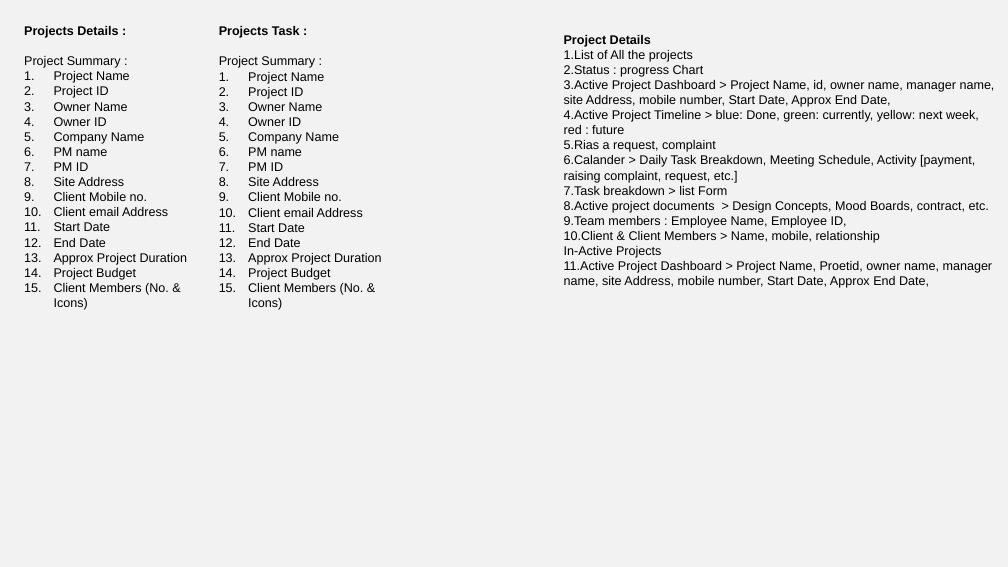
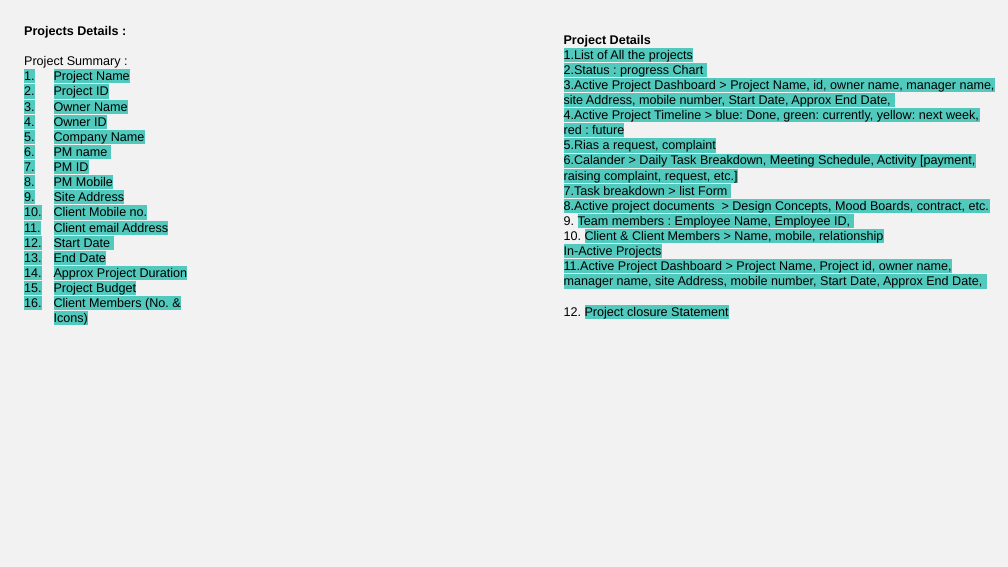
Before and after one commit to Danishan1/Html-CSS-Projects, a slide deck: slide 17 of Design Requirement/Layout Design ppt.pptx. Drawn at 1008x567 pixels with LibreOffice and Linux fonts; fonts in the diff are those of the drawing. Boxes give left, top, right and bottom in pixels: in the first picture for what was removed or moved away, otherwise in the second. Text is boxed around its words. In the diff, an @@ line names an element or a change of style, - is before the commit and + after.

```diff
--- a/Design Requirement/Layout Design ppt.pptx
+++ b/Design Requirement/Layout Design ppt.pptx
@@ text removed at (219, 26, 382, 310) @@
-Projects Task :
-Project Summary :
-1. Project Name
-2. Project ID
-3. Owner Name
-4. Owner ID
-5. Company Name
-6. PM name
-7. PM ID
-8. Site Address
-9. Client Mobile no.
-10. Client email Address
-11. Start Date
-12. End Date
-13. Approx Project Duration
-14. Project Budget
-15. Client Members (No. & Icons)
@@ text at (564, 50, 995, 258): highlight none to #52C9BD in "List of All the projects", "Status : progress Chart", "Active Project Dashboard > Project Name, id, ...", "Active Project Timeline > blue: Done, green: ..." and 7 more places @@
@@ text at (54, 71, 188, 325): highlight none to #52C9BD in "Project Name", "Project ID", "Owner Name", "Owner ID" and 11 more places @@
@@ text at (54, 177, 113, 186): paragraph added @@
+8. PM Mobile
@@ text at (564, 261, 982, 319): text changed @@
-1. Active Project Dashboard > Project Name, Proetid, owner name, manager name, site Address, mobile number, Start Date, Approx End Date,
+1. Active Project Dashboard > Project Name, Project id, owner name, manager name, site Address, mobile number, Start Date, Approx End Date,
+2. Project closure Statement
```
Also in this commit, not shown: 30 other files.
